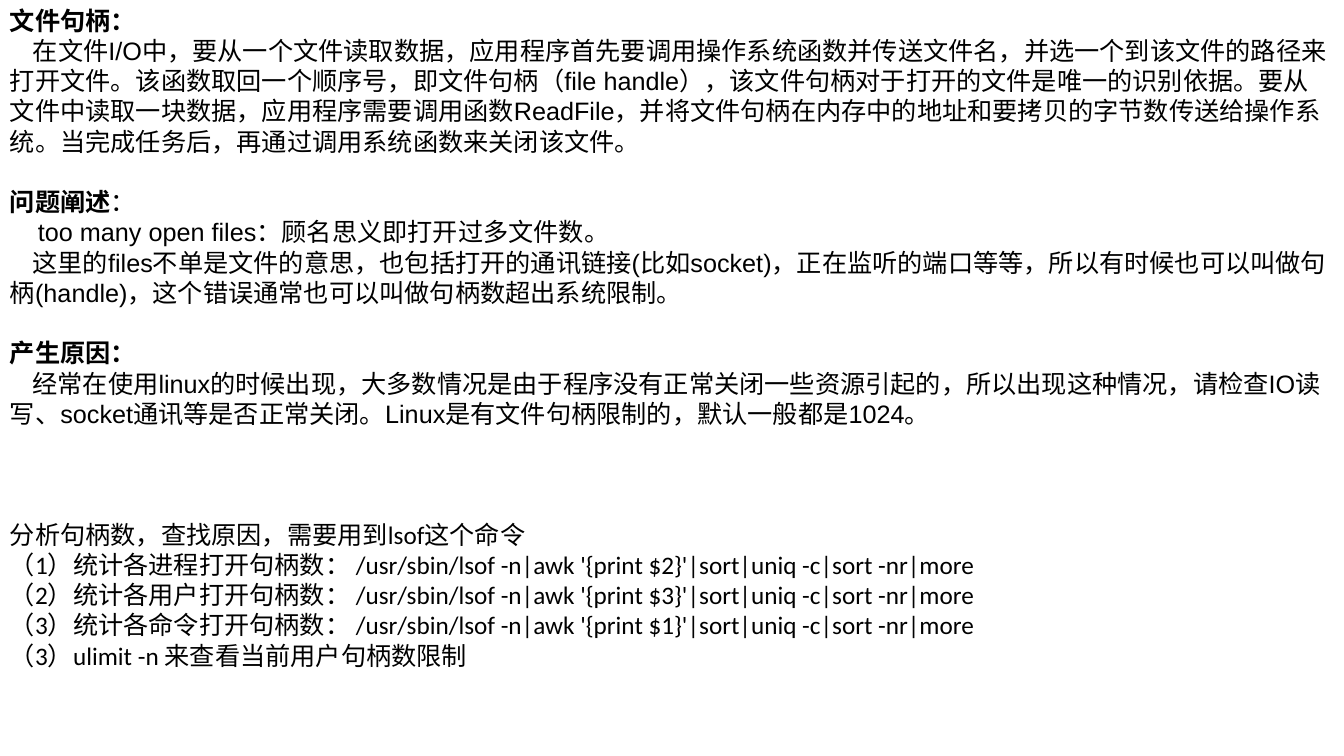
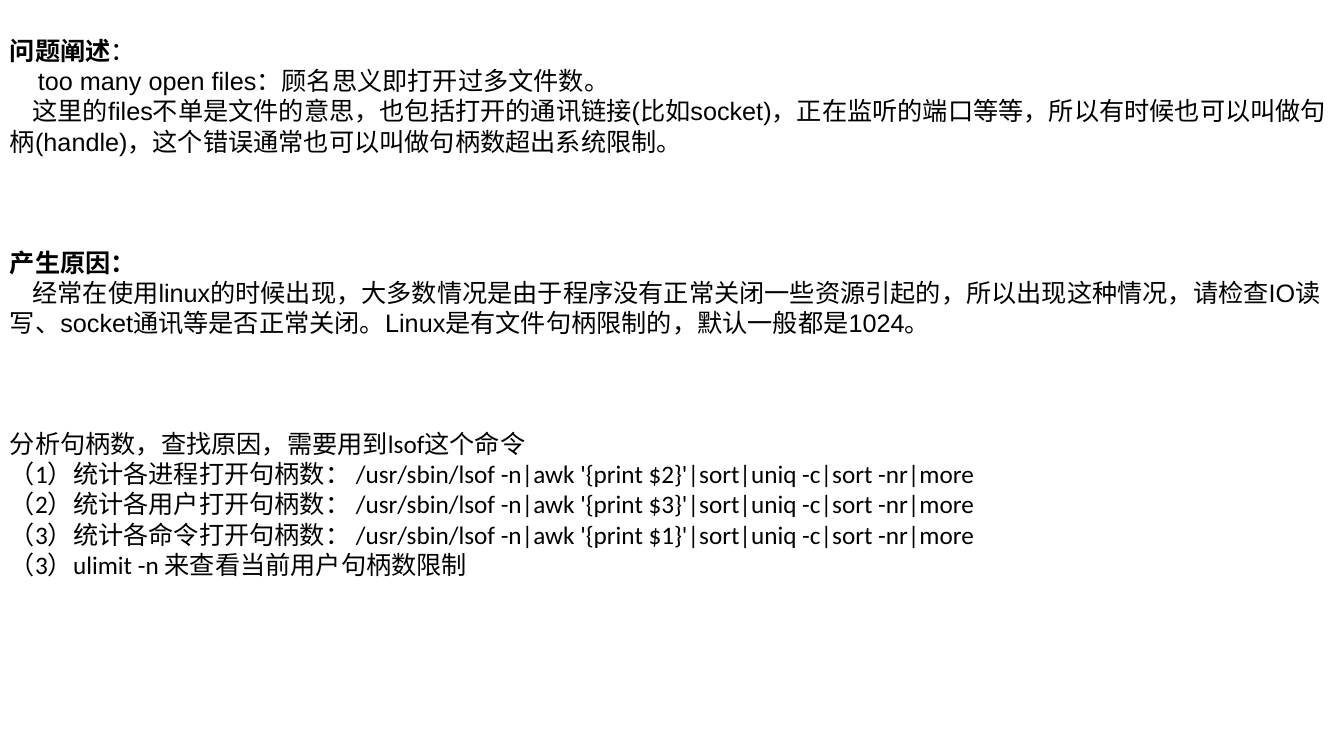
Before and after one commit to zhangyd3739/gitPath, a slide deck: slide 8 of Netty入门指南.pptx. Drawn at 1344x756 pixels with LibreOffice and Linux fonts; fonts in the diff are those of the drawing. Boxes give left, top, right and bottom in pixels: in the first picture for what was removed or moved away, otherwise in the second. Text is boxed around its words. In the diff, an @@ line names an element or a change of style, - is before the commit and + after.

```diff
--- a/Netty入门指南.pptx
+++ b/Netty入门指南.pptx
@@ text at (10, 8, 1327, 154): paragraphs removed @@
-文件句柄：
-在文件I/O中，要从一个文件读取数据，应用程序首先要调用操作系统函数并传送文件名，并选一个到该文件的路径来打开文件。该函数取回一个顺序号，即文件句柄（file handle），该文件句柄对于打开的文件是唯一的识别依据。要从文件中读取一块数据，应用程序需要调用函数ReadFile，并将文件句柄在内存中的地址和要拷贝的字节数传送给操作系统。当完成任务后，再通过调用系统函数来关闭该文件。
```
Also in this commit, not shown: 4 other slides changed, 2 slides added, 2 slides removed, 1 other file.
